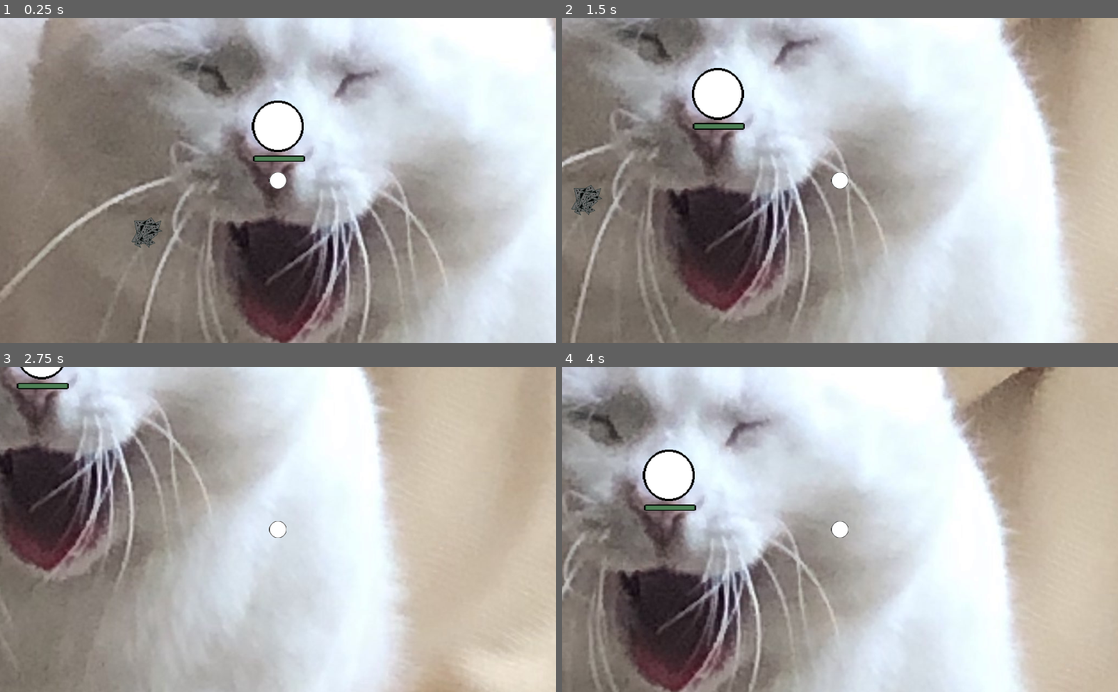
Above: before the commit, frames 1-4 (two rows, left to right).
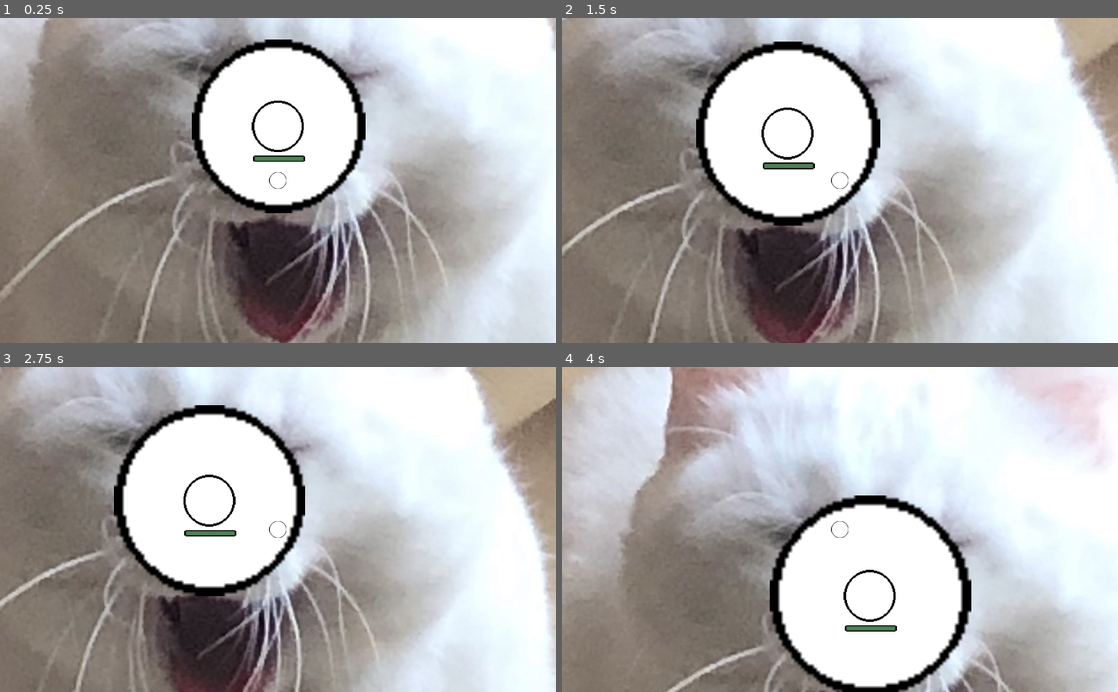
Above: after the commit, the same moments.

Repository: Gics444/tm-labs
Game: Godot game, scene res://Main_Scene_(World)/World.tscn
Same seed, same stepped clock (60 frames per second), same inputs: the game is played once before the commit and once after it.
Inputs:
- Up to frame 1 (0.25 s): no input
- Up to frame 2 (1.5 s): hold D (right) 0.53-1.28 s; hold S (down) from 1.28 s (still down)
- Up to frame 3 (2.75 s): release S (down) at 2.03 s; hold D (right) from 2.03 s (still down)
- Up to frame 4 (4 s): release D (right) at 2.78 s; hold W (up) 2.78-3.53 s; hold A (left) from 3.53 s (still down)

The runs differ from the first frame. In frame 1, 11% of the frame differs, in the area x 23-66%, y 6-71%; in frame 2, 64%; in frame 3, 79%, in the area x 0-100%, y 0-100%; in frame 4, 75%.

Commit message:
added expanding back and nest spawn

Diff:
--- /dev/null
+++ b/Lab3/Godot stuff/Main_Scene_(World)/ExpandingBack.gd
@@ -0,0 +1,4 @@
+extends Node2D
+
+func _on_ExpansionTimer_timeout():
+	$".".scale += Vector2(0.1,0.1)
--- /dev/null
+++ b/Lab3/Godot stuff/Main_Scene_(World)/ExpandingBack.tscn
@@ -0,0 +1,35 @@
+[gd_scene load_steps=4 format=2]
+
+[ext_resource path="res://Objects/Structures/The_Core/The_Core.png" type="Texture" id=1]
+[ext_resource path="res://Main_Scene_(World)/ExpandingBack.gd" type="Script" id=2]
+
+[sub_resource type="Curve2D" id=1]
+_data = {
+"points": PoolVector2Array( 0, 0, 0, 0, -14.6364, -18.6667, 0, 0, 0, 0, 2.18182, -26.4444, 0, 0, 0, 0, 17, -22, 0, 0, 0, 0, 25.7273, -5.39182, 0, 0, 0, 0, 19, 13.5556, 0, 0, 0, 0, 1.06061, 18.8187, 0, 0, 0, 0, -13.5152, 12.4444, 0, 0, 0, 0, -21.3636, -4.33918, 0, 0, 0, 0, -14.6364, -18.6667 )
+}
+
+[node name="Node2D" type="Node2D"]
+script = ExtResource( 2 )
+
+[node name="StaticBody2D" type="StaticBody2D" parent="."]
+
+[node name="Sprite" type="Sprite" parent="StaticBody2D"]
+texture = ExtResource( 1 )
+
+[node name="CollisionPolygon2D" type="CollisionPolygon2D" parent="StaticBody2D"]
+polygon = PoolVector2Array( 0, -32, 5, -32, 14, -29, 22, -23, 29, -15, 32, -5, 32, 5, 28, 16, 19, 25, 11, 30, 5, 32, -5, 32, -16, 28, -24, 21, -30, 12, -32, 4, -32, -6, -28, -16, -22, -23, -14, -29, -5, -32, -2, -32, 0, -29, -5, -29, -13, -26, -20, -21, -25, -15, -29, -5, -29, 4, -27, 11, -22, 18, -15, 25, -5, 29, 5, 29, 10, 27, 17, 23, 24, 15, 28, 4, 28, -5, 26, -13, 20, -21, 12, -26, 4, -29, 0, -29 )
+
+[node name="ExpansionTimer" type="Timer" parent="."]
+wait_time = 0.5
+autostart = true
+
+[node name="Path2D" type="Path2D" parent="."]
+position = Vector2( -1.94595, 3.12222 )
+scale = Vector2( 0.891892, 0.95 )
+curve = SubResource( 1 )
+
+[node name="PathFollow2D" type="PathFollow2D" parent="Path2D"]
+position = Vector2( -14.6364, -18.6667 )
+rotation = -0.433169
+
+[connection signal="timeout" from="ExpansionTimer" to="." method="_on_ExpansionTimer_timeout"]
--- /dev/null
+++ b/Lab3/Godot stuff/Main_Scene_(World)/World.gd
@@ -0,0 +1,16 @@
+extends Node2D
+
+func _ready():
+	randomize()
+
+var pest_nest = preload("res://Objects/Structures/Pest_Deepnest/Pest_Deepnest.tscn")
+
+func _on_SpawnTimer_timeout():
+
+	var nest = pest_nest.instance()
+	add_child(nest)
+
+	var spawn_loc = $ExpandingBack/Path2D/PathFollow2D
+	spawn_loc.offset = randi()
+
+	nest.position = spawn_loc.global_position
--- a/Lab3/Godot stuff/Main_Scene_(World)/World.tscn
+++ b/Lab3/Godot stuff/Main_Scene_(World)/World.tscn
@@ -1,11 +1,13 @@
-[gd_scene load_steps=5 format=2]
+[gd_scene load_steps=6 format=2]
 
 [ext_resource path="res://Objects/Entities/Circle_(Player)/Circle_(Player).tscn" type="PackedScene" id=1]
 [ext_resource path="res://Objects/Structures/The_Core/The_Core.tscn" type="PackedScene" id=2]
 [ext_resource path="res://Main_Scene_(World)/Plombit_yawn_3.jpg" type="Texture" id=3]
-[ext_resource path="res://Objects/Structures/Pest_Deepnest/Pest_Deepnest.tscn" type="PackedScene" id=4]
+[ext_resource path="res://Main_Scene_(World)/World.gd" type="Script" id=5]
+[ext_resource path="res://Main_Scene_(World)/ExpandingBack.tscn" type="PackedScene" id=6]
 
 [node name="The World" type="Node2D"]
+script = ExtResource( 5 )
 
 [node name="Camera2D" type="Camera2D" parent="."]
 position = Vector2( 512, 300 )
@@ -15,9 +17,16 @@
 position = Vector2( 82, 1027 )
 texture = ExtResource( 3 )
 
+[node name="ExpandingBack" parent="." instance=ExtResource( 6 )]
+position = Vector2( 513, 200 )
+scale = Vector2( 5, 5 )
+
 [node name="Circle_(Player)" parent="." instance=ExtResource( 1 )]
 
 [node name="The_Core" parent="." instance=ExtResource( 2 )]
 
-[node name="Pest_Deepnest" parent="." instance=ExtResource( 4 )]
-position = Vector2( 269, 397 )
+[node name="SpawnTimer" type="Timer" parent="."]
+wait_time = 10.0
+autostart = true
+
+[connection signal="timeout" from="SpawnTimer" to="." method="_on_SpawnTimer_timeout"]
